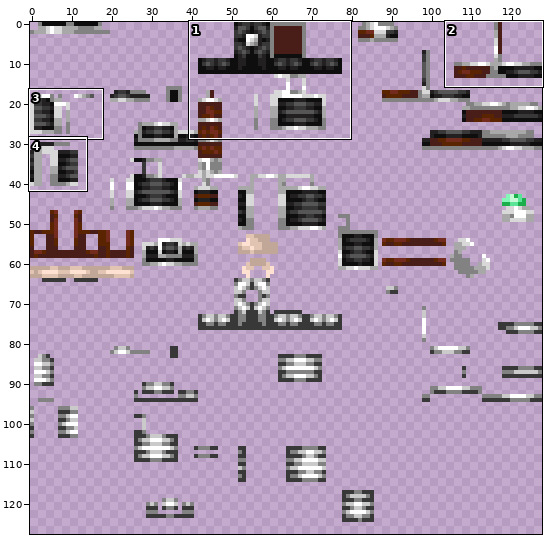
Two versions of one sprite sheet, src/main/resources/assets/samurai_dynasty/textures/models/armor/steel_samurai_dyeable.png. Above, an overview of the earlier version with the close-up marked.
Close-up. As it was:
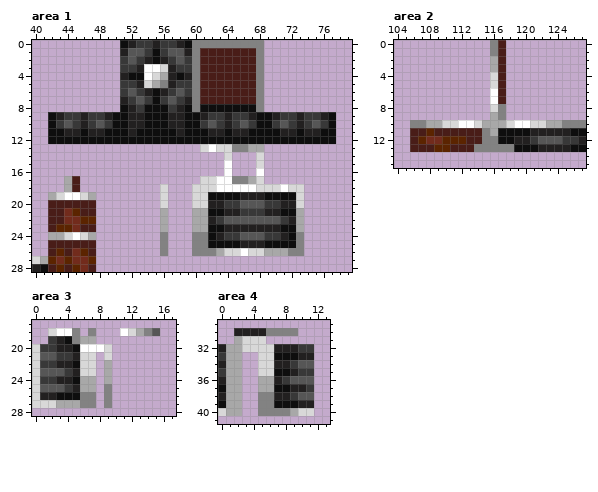
The file is 128x128 pixels. Colours within 5 levels of each other are drawn and written as one. Shown: area 1: x 40..79, y 0..28; area 2: x 104..127, y 0..15; area 3: x 0..17, y 17..28; area 4: x 0..13, y 29..41. The commit also changed other parts of the picture, which this record leaves out.
And afterwards:
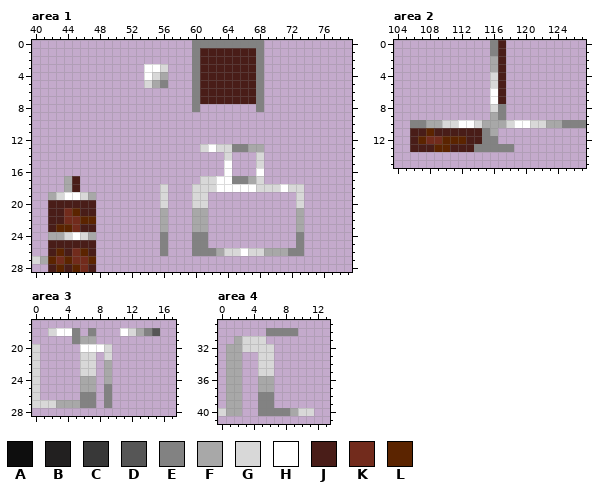
Palette (. is transparent): A #0e0e0e  B #222020  C #383838  D #565656  E #828282  F #a8a8a8  G #d8d8d8  H #ffffff  J #491d18  K #722b1c  L #5b2400
Edits made:
{"where": "area 1"}
{"y":0,"x":51,"old":"ABCCBCCBA","new":"........."}
{"y":1,"x":51,"old":"BDDCACDDB","new":"........."}
{"y":2,"x":51,"old":"CDCBABCDC","new":"........."}
{"y":3,"x":51,"old":"CCB","new":"..."}
{"y":3,"x":57,"old":"BCC","new":"..."}
{"y":4,"x":51,"old":"BAA","new":"..."}
{"y":4,"x":57,"old":"BAB","new":"..."}
{"y":5,"x":51,"old":"CCB","new":"..."}
{"y":5,"x":57,"old":"BCC","new":"..."}
{"y":6,"x":51,"old":"CDCBABCDC","new":"........."}
{"y":7,"x":51,"old":"BCDCACDCB","new":"........."}
{"y":8,"x":51,"old":"ABCAAACBA","new":"........."}
{"y":8,"x":61,"old":"AAAAAAA","new":"......."}
{"y":9,"x":42,"old":"ABCCBCCBAABBAAABBAABCCBCCBAABCCBCCBA","new":"...................................."}
{"y":10,"x":42,"old":"ACDCBCDCAABBAAABBAACDCBCDCAACDCBCDCA","new":"...................................."}
{"y":11,"x":42,"old":"AABBABBAAABAAAAABAAABBABBAAAABBABBAA","new":"...................................."}
{"y":12,"x":42,"old":"AAAAAAAAAAAAAAAAAAAAAAAAAAAAAAAAAAAA","new":"...................................."}
{"y":19,"x":62,"old":"AAAABBBAAAA","new":"..........."}
{"y":20,"x":62,"old":"BBCCDDDCCBB","new":"..........."}
{"y":21,"x":62,"old":"AABBCCCBBAA","new":"..........."}
{"y":22,"x":62,"old":"BCDDDDDDDCB","new":"..........."}
{"y":23,"x":62,"old":"AABBBBBBBAA","new":"..........."}
{"y":24,"x":62,"old":"ABCCDDDCCBA","new":"..........."}
{"y":25,"x":62,"old":"AAAABBBAAAA","new":"..........."}
{"y":28,"x":40,"old":"BA","new":".."}
{"where": "area 2"}
{"y":11,"x":117,"old":"AAAABBBBBAA","new":"..........."}
{"y":12,"x":117,"old":"AABBCDDDCCB","new":"..........."}
{"y":13,"x":119,"old":"AAABBBBAA","new":"........."}
{"where": "area 3"}
{"y":19,"x":2,"old":"CBA","new":"..."}
{"y":20,"x":1,"old":"CCBBA","new":"....."}
{"y":21,"x":1,"old":"DDCCB","new":"....."}
{"y":22,"x":1,"old":"CCBBA","new":"....."}
{"y":23,"x":1,"old":"DDDCB","new":"....."}
{"y":24,"x":1,"old":"CCBBA","new":"....."}
{"y":25,"x":1,"old":"DDDCB","new":"....."}
{"y":26,"x":1,"old":"BBAAA","new":"....."}
{"where": "area 4"}
{"y":30,"x":2,"old":"BBBB","new":"...."}
{"y":32,"x":0,"old":"B","new":"."}
{"y":32,"x":7,"old":"BBBCC","new":"....."}
{"y":33,"x":0,"old":"C","new":"."}
{"y":33,"x":7,"old":"AAABB","new":"....."}
{"y":34,"x":0,"old":"B","new":"."}
{"y":34,"x":7,"old":"BBCDD","new":"....."}
{"y":35,"x":0,"old":"C","new":"."}
{"y":35,"x":7,"old":"AABCC","new":"....."}
{"y":36,"x":0,"old":"B","new":"."}
{"y":36,"x":7,"old":"BCDDD","new":"....."}
{"y":37,"x":0,"old":"A","new":"."}
{"y":37,"x":7,"old":"AABBC","new":"....."}
{"y":38,"x":0,"old":"B","new":"."}
{"y":38,"x":7,"old":"BBCDD","new":"....."}
{"y":39,"x":0,"old":"A","new":"."}
{"y":39,"x":7,"old":"AAABB","new":"....."}
